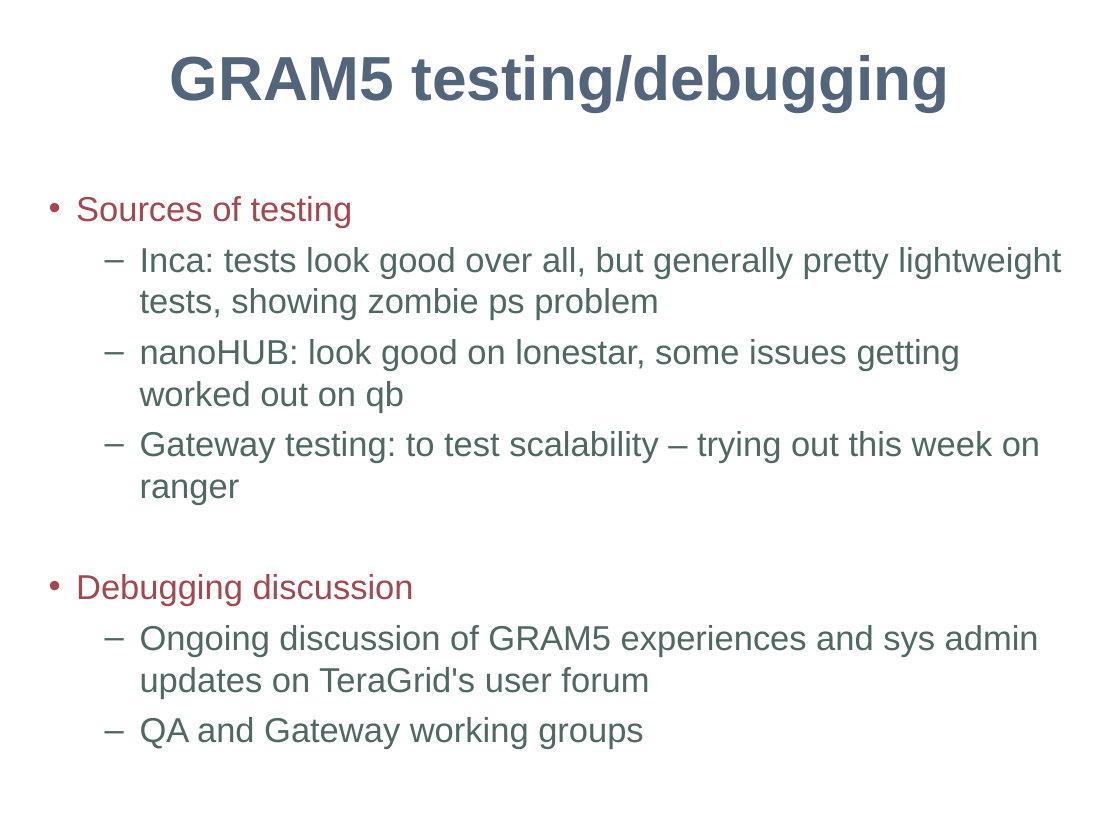
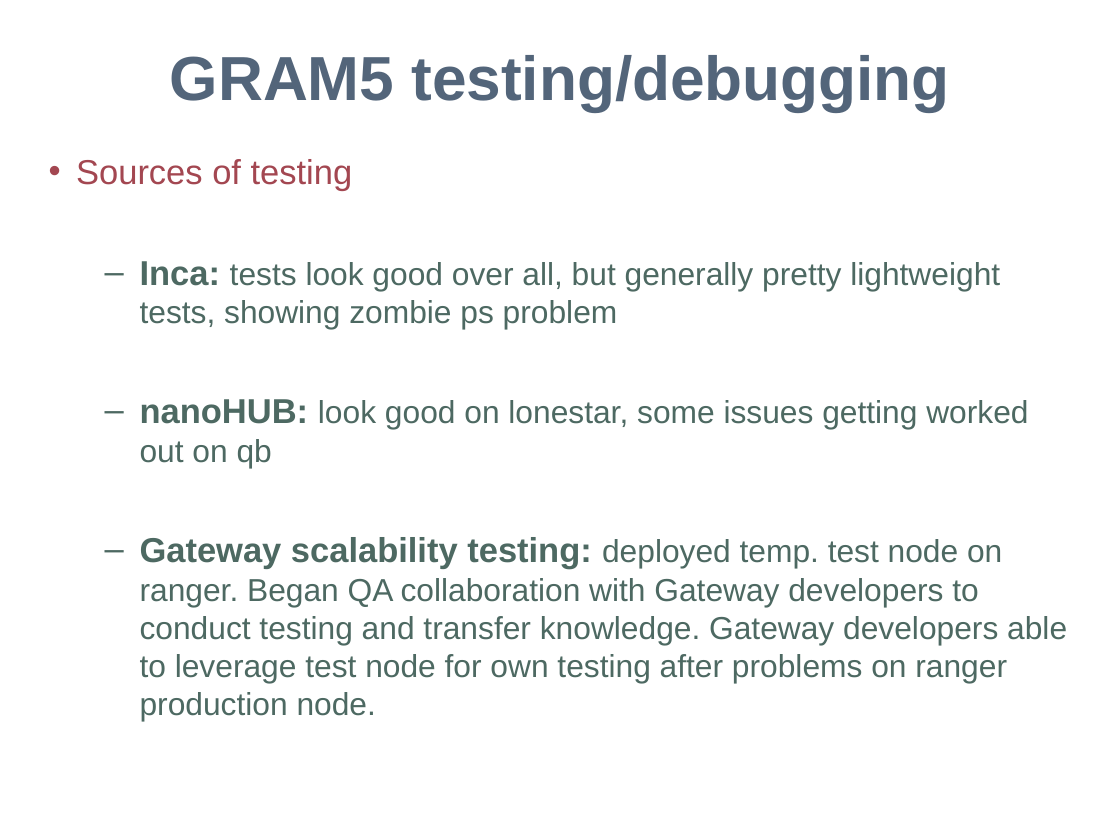
Before and after one commit to IncaProject/inca-xsede, a slide deck: slide 5 of xsede/mgmt/2010/Qa-wg-update-july10.ppt (slide 4 before the commit). Drawn at 1120x840 pixels with LibreOffice and Linux fonts; fonts in the diff are those of the drawing; background and template pictures are left out. Boxes give left, top, right and bottom in pixels: in the first picture for what was removed or moved away, otherwise in the second. Text is boxed around its words. In the diff, an @@ line names an element or a change of style, - is before the commit and + after.

Commit message:
Revised after meeting with Shava

```diff
--- a/xsede/mgmt/2010/Qa-wg-update-july10.ppt
+++ b/xsede/mgmt/2010/Qa-wg-update-july10.ppt
@@ text "Sources of testing": place and size @@
-text "Sources of testing" at [76,196,1061,749]
+text "Sources of testing" at [76,159,1067,721]
@@ text at [140,261,1028,468]: size 22.2 to 20.4 pt in "tests look good over all, but generally ...", "look good on lonestar, some issues getting ..."; bold on in "Inca:", "nanoHUB:" @@
@@ text at [140,537,1067,721]: text changed; size 22.2 to 20.4 pt @@
-  – Gateway testing: to test scalability – trying out this week on ranger
-• Debugging discussion
-  – Ongoing discussion of GRAM5 experiences and sys admin updates on TeraGrid's user forum
-  – QA and Gateway working groups
+  – Gateway scalability testing: deployed temp. test node on ranger. Began QA collaboration with Gateway developers to conduct testing and transfer knowledge. Gateway developers able to leverage test node for own testing after problems on ranger production node.
```
Also in this commit, not shown: 3 other slides changed, 3 slides added.
